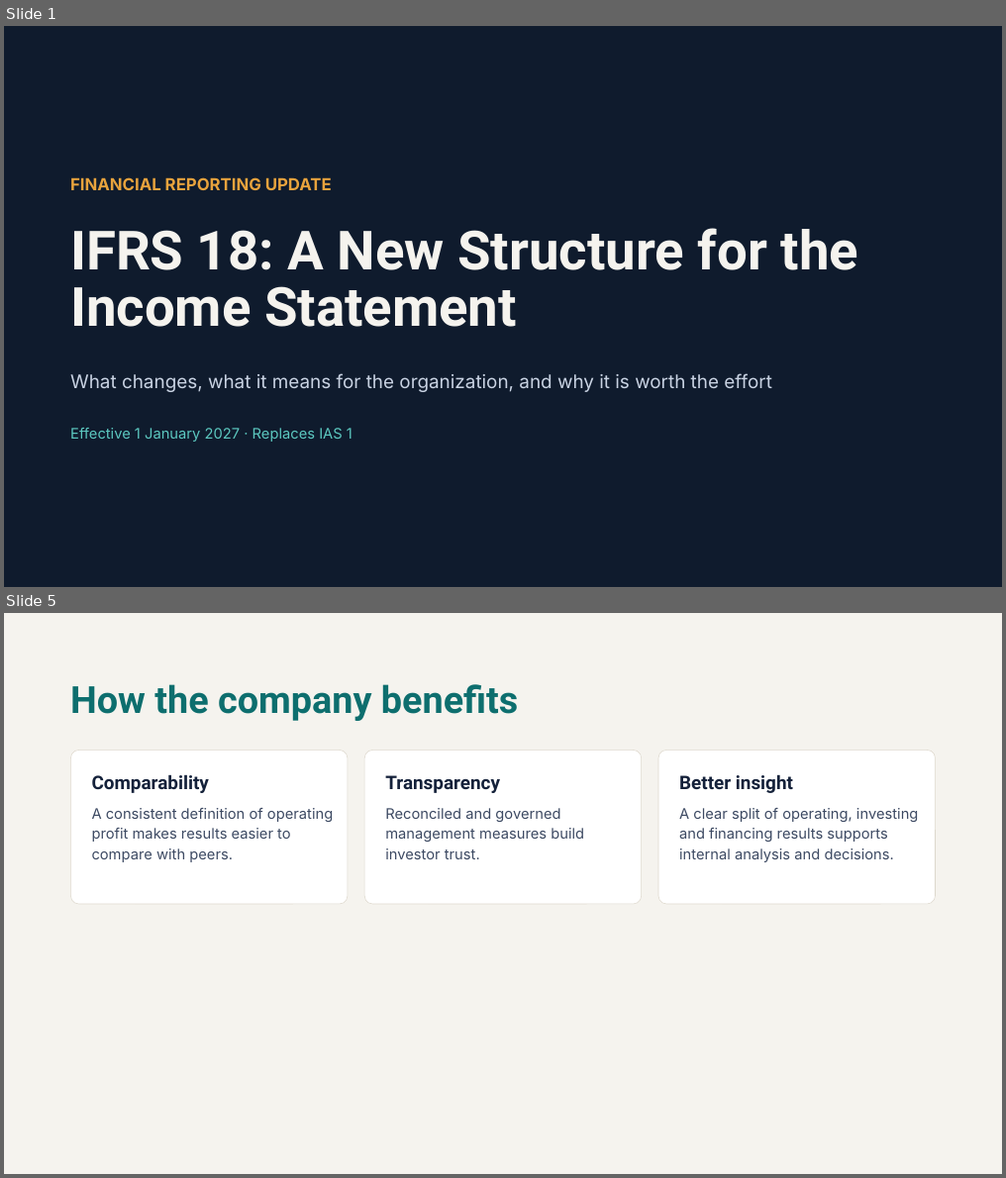
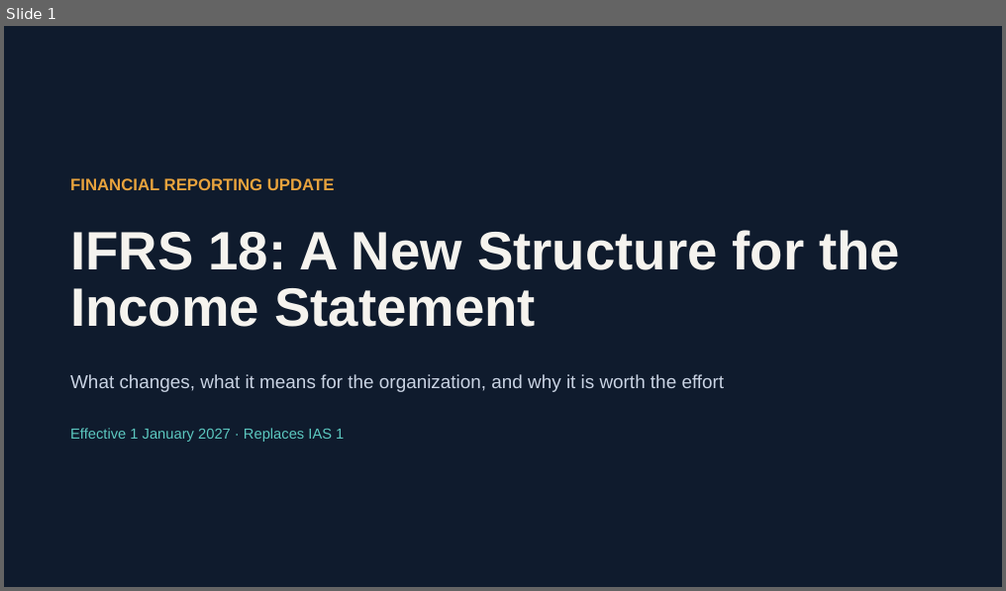
Before and after one commit to arbazm226/arbaz-portfolio, a slide deck: public/Documents/IFRS-18-Changes-Impact-and-Benefits.pptx. Shown one above the other, each under a label of ours: slides 1 and 5 before the commit, slide 1 after it; the slides between them are not shown. The pictures are 1006x1178 and 1006x591 pixels, drawn with LibreOffice and Linux fonts; fonts in the diff are those of the drawing. Boxes give left, top, right and bottom in pixels: in the first picture for what was removed or moved away, otherwise in the second. Text is boxed around its words. In the diff, an @@ line names an element or a change of style, - is before the commit and + after.

Commit message:
Update IFRS 18 presentation

```diff
--- a/public/Documents/IFRS-18-Changes-Impact-and-Benefits.pptx
+++ b/public/Documents/IFRS-18-Changes-Impact-and-Benefits.pptx
@@ slide 5 removed at [4,613,1002,1174], background #F5F3EE @@
@@ title removed at [70,684,518,721] @@
-How the company benefits
@@ rounded rectangle removed at [70,750,348,904] @@
@@ rounded rectangle removed at [364,750,642,904] @@
@@ rounded rectangle removed at [658,750,936,904] @@
@@ text removed at [92,774,209,793] @@
-Comparability
@@ text removed at [385,775,500,793] @@
-Transparency
@@ text removed at [679,774,793,793] @@
-Better insight
@@ text removed at [92,808,333,862] @@
-A consistent definition of operating profit makes results easier to compare with peers.
@@ text removed at [385,808,584,860] @@
-Reconciled and governed management measures build investor trust.
@@ text removed at [679,808,918,862] @@
-A clear split of operating, investing and financing results supports internal analysis and decisions.
@@ slide 1 changed as well @@
@@ title "IFRS 18: A New Structure ..." at [70,230,900,327]: font Roboto to Arial @@
@@ font Inter to Arial in 3 elements at [70,178,335,190], [70,374,725,392], [70,428,344,442] @@
```
Also in this commit, not shown: 3 other slides changed, 9 slides added, 1 other slide removed.
